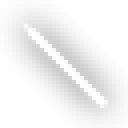
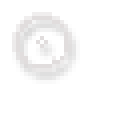
Layer changes from the first (128, 128) image to the second:
removed layer "Forme 1" over [20, 20, 108, 108]
renamed "Calque 0" to "Calque 1", showed it, painted on it over [0, 0, 128, 128]
